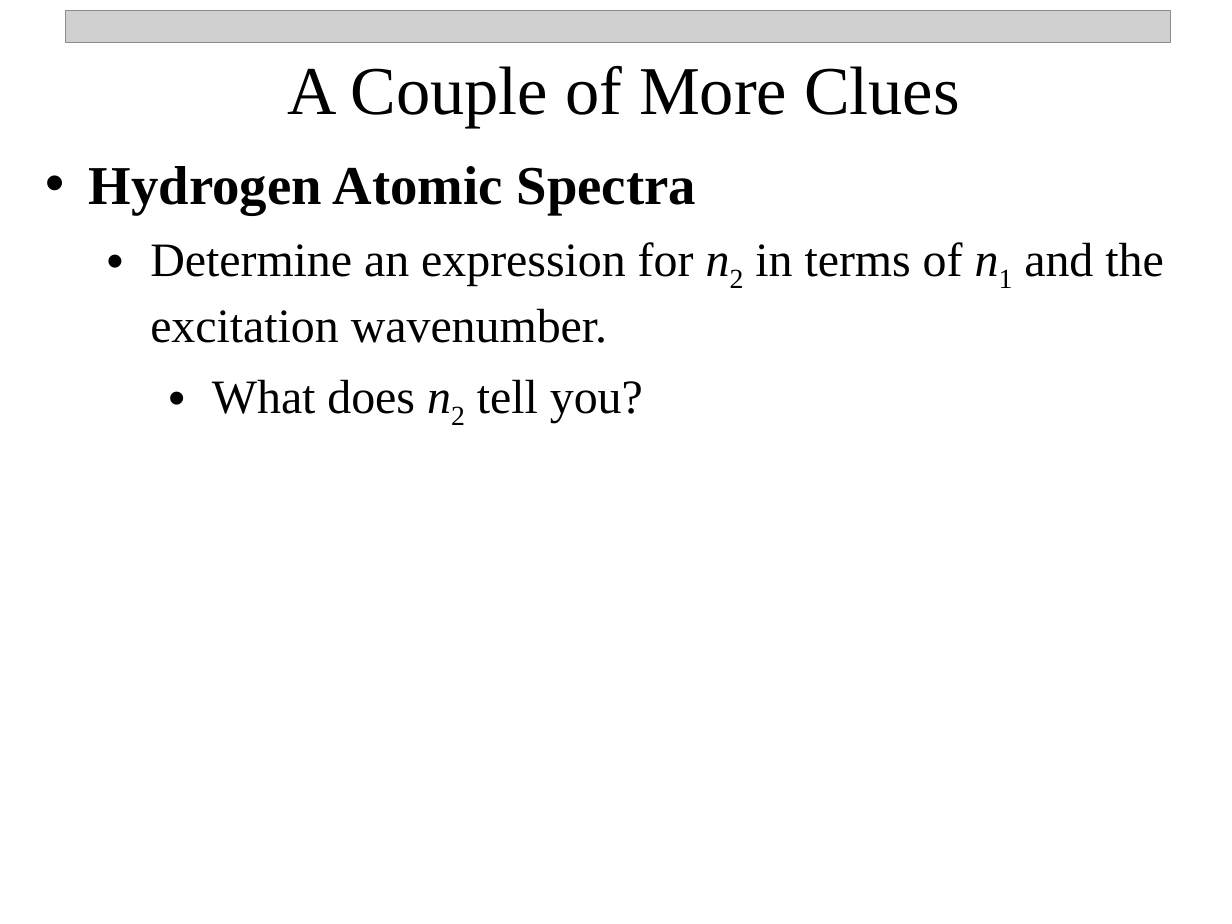
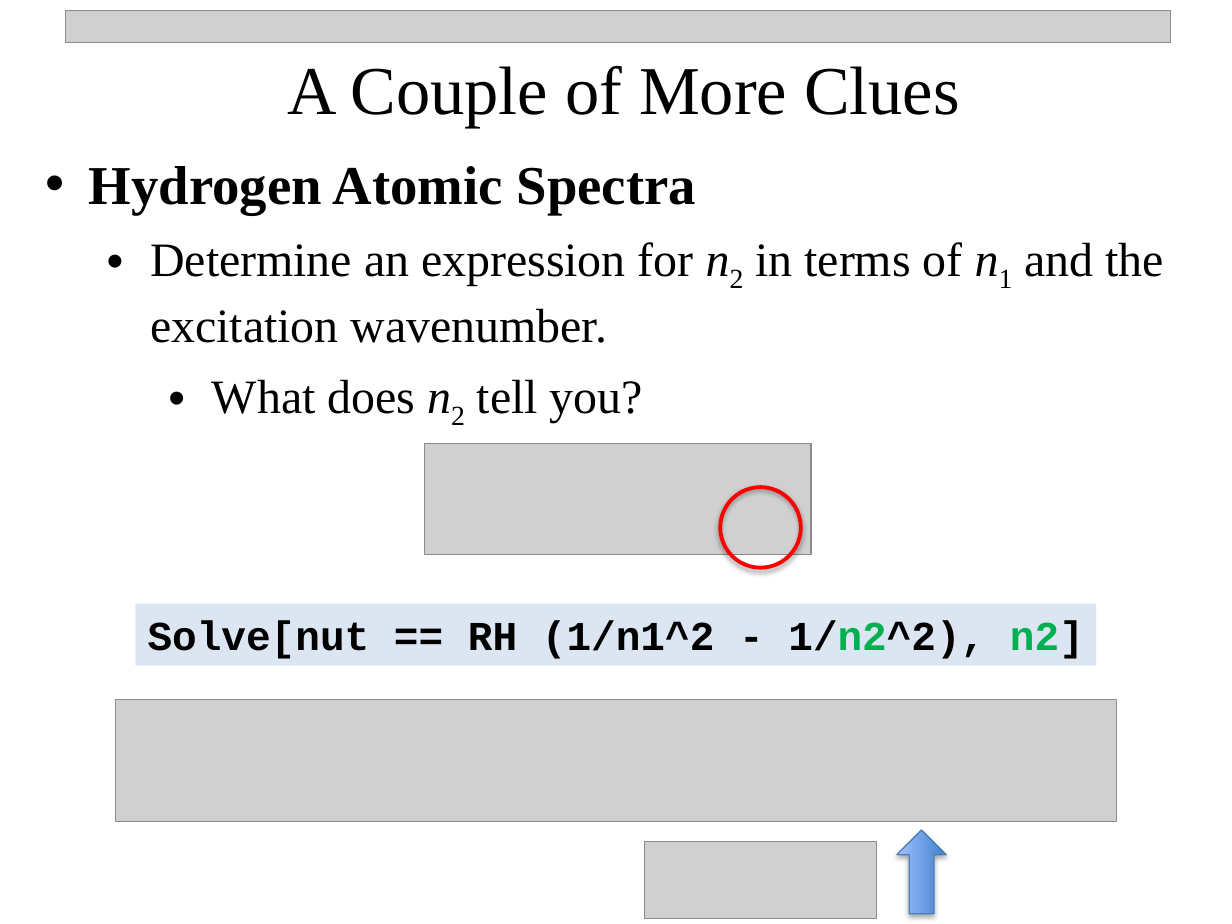
Before and after one commit to npetraco/CHE302, a slide deck: slide 17 of Notes/3_Quantum_TheoryII.pptx (slide 10 before the commit). Drawn at 1232x924 pixels with LibreOffice and Linux fonts; fonts in the diff are those of the drawing; grey boxes stand for pictures. Boxes give left, top, right and bottom in pixels: in the first picture for what was removed or moved away, otherwise in the second. Text is boxed around its words. In the diff, an @@ line names an element or a change of style, - is before the commit and + after.

```diff
--- a/Notes/3_Quantum_TheoryII.pptx
+++ b/Notes/3_Quantum_TheoryII.pptx
@@ picture added at (x1=425, y1=444, x2=812, y2=554) @@
@@ ellipse added at (x1=721, y1=487, x2=801, y2=567), outline #FF0000 2.25 pt @@
@@ rectangle added at (x1=136, y1=604, x2=1096, y2=665), fill #DCE6F2, 24 pt, text #000000, bold @@
+Solve[nut == RH (1/n1^2 - 1/n2^2), n2]
@@ picture added at (x1=116, y1=700, x2=1116, y2=822) @@
@@ right arrow added at (x1=897, y1=830, x2=946, y2=914), fill gradient #3F80CE to #A4C4FF, outline #4B7EBC 0.75 pt @@
@@ picture added at (x1=644, y1=841, x2=876, y2=919) @@
```
Also in this commit, not shown: 3 other slides changed, 5 slides added, 4 other files.
